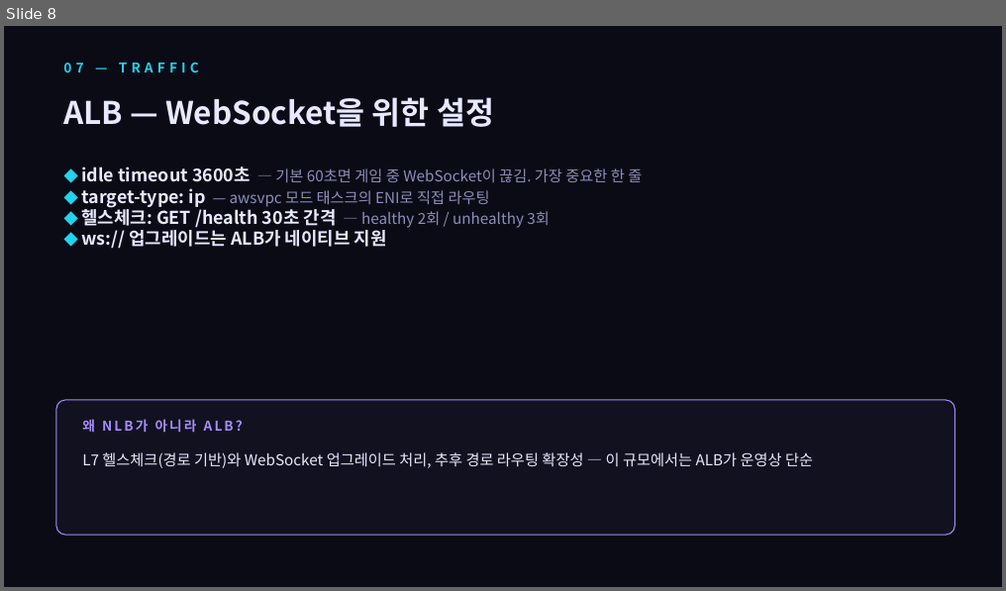
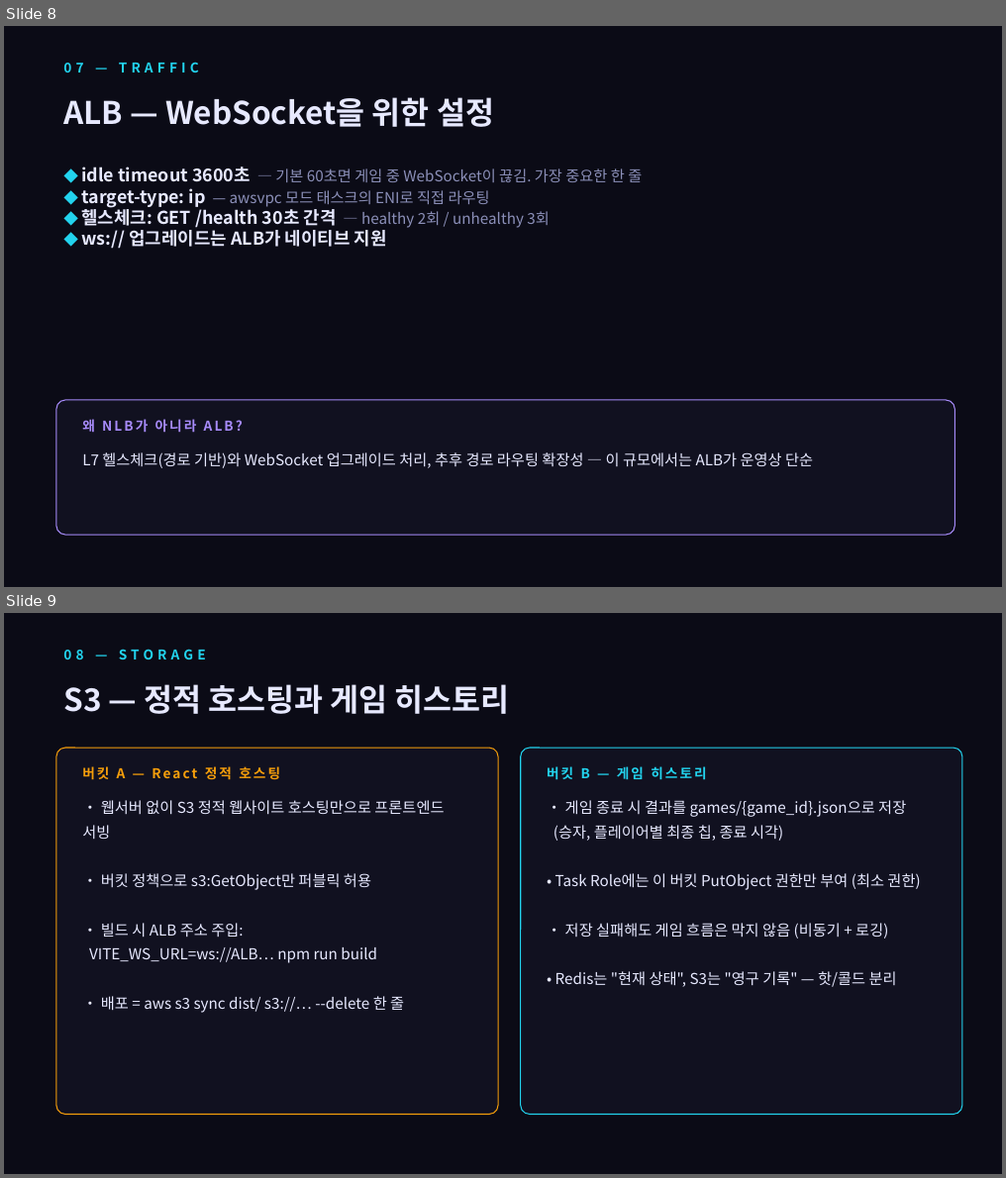
Before and after one commit to dak-ori/cloud_holdem, a slide deck: docs/presentation/cloud-holdem-발표.pptx. Shown one above the other, each under a label of ours: slide 8 before the commit, slides 8 and 9 after it. The pictures are 1006x591 and 1006x1178 pixels, drawn with LibreOffice and Linux fonts; fonts in the diff are those of the drawing. Boxes give left, top, right and bottom in pixels: in the first picture for what was removed or moved away, otherwise in the second. Text is boxed around its words. In the diff, an @@ line names an element or a change of style, - is before the commit and + after.

```diff
--- a/docs/presentation/cloud-holdem-발표.pptx
+++ b/docs/presentation/cloud-holdem-발표.pptx
@@ slide 9 added at (4,613,1002,1174), background #0B0B16 @@
@@ text added at (63,649,206,660), 13 pt, text #22D3EE, bold @@
+08 — STORAGE
@@ text added at (63,684,510,714), 30 pt, text #E7E9FF, bold @@
+S3 — 정적 호스팅과 게임 히스토리
@@ rounded rectangle added at (56,748,498,1115), fill #111120, outline #F59E0B 1 pt @@
@@ rounded rectangle added at (521,748,962,1115), fill #111120, outline #22D3EE 1 pt @@
@@ text added at (82,766,280,780), 13 pt, text #F59E0B, bold @@
+버킷 A — React 정적 호스팅
@@ text added at (547,766,706,780), 13 pt, text #22D3EE, bold @@
+버킷 B — 게임 히스토리
@@ text added at (82,800,444,1013), 14.5 pt, text #E7E9FF @@
+• 웹서버 없이 S3 정적 웹사이트 호스팅만으로 프론트엔드 서빙
+• 버킷 정책으로 s3:GetObject만 퍼블릭 허용
+• 빌드 시 ALB 주소 주입:
+VITE_WS_URL=ws://ALB… npm run build
+• 배포 = aws s3 sync dist/ s3://… --delete 한 줄
@@ text added at (553,800,920,987), 14.5 pt, text #E7E9FF @@
+• 게임 종료 시 결과를 games/{game_id}.json으로 저장
+(승자, 플레이어별 최종 칩, 종료 시각)
+• Task Role에는 이 버킷 PutObject 권한만 부여 (최소 권한)
+• 저장 실패해도 게임 흐름은 막지 않음 (비동기 + 로깅)
+• Redis는 "현재 상태", S3는 "영구 기록" — 핫/콜드 분리
```
Also in this commit, not shown: 6 slides changed, 1 other file.
